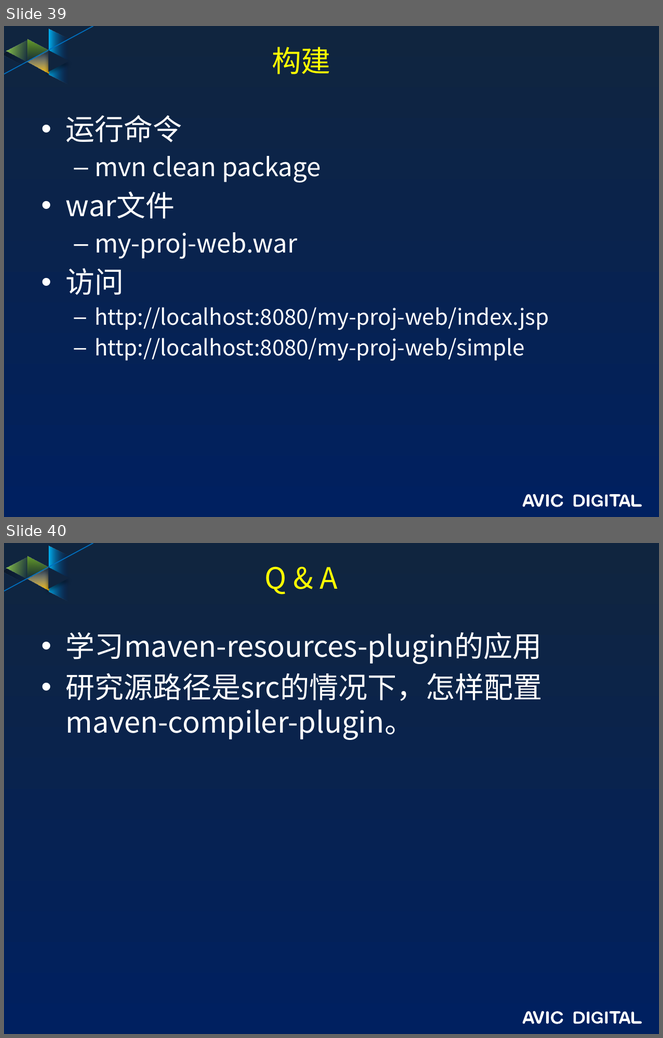
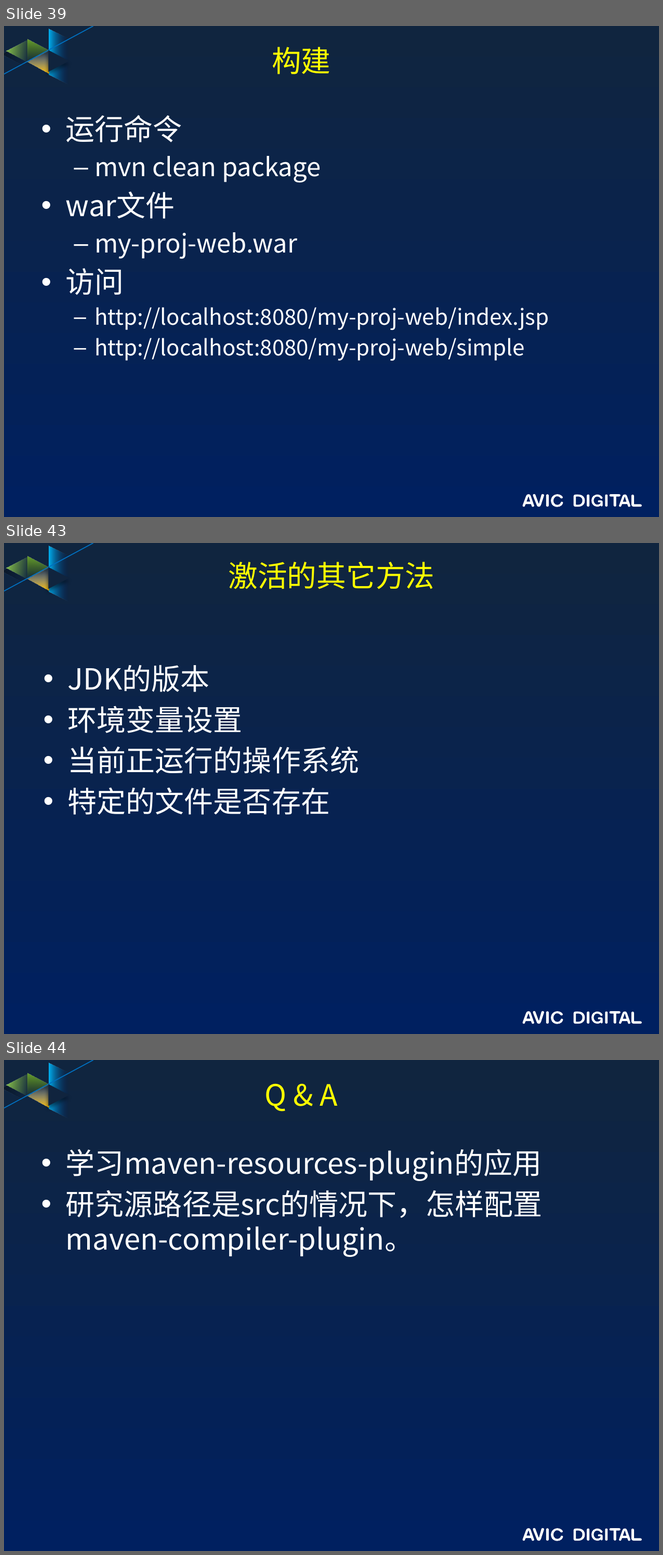
Before and after one commit to guofengzh/java-way, a slide deck: maven/docs/Maven培训文档.pptx. Shown one above the other, each under a label of ours: slides 39 and 40 before the commit, slides 39, 43 and 44 after it; the slides between them are not shown. The pictures are 663x1038 and 663x1555 pixels, drawn with LibreOffice and Linux fonts; fonts in the diff are those of the drawing; background and template pictures are left out. Boxes give left, top, right and bottom in pixels: in the first picture for what was removed or moved away, otherwise in the second. Text is boxed around its words. In the diff, an @@ line names an element or a change of style, - is before the commit and + after.

```diff
--- a/maven/docs/Maven培训文档.pptx
+++ b/maven/docs/Maven培训文档.pptx
@@ slide 43 added at box(4, 543, 659, 1034), background gradient #10253F to #002060; not listed: 17 template elements that a slide beside it also shows @@
@@ title added at box(229, 562, 435, 589), 32.4 pt, text #FFFF00 @@
+激活的其它方法
@@ text added at box(68, 665, 359, 815), 32 pt, text #FFFFFF @@
+• JDK的版本
+• 环境变量设置
+• 当前正运行的操作系统
+• 特定的文件是否存在
@@ what was slide 40 is now slide 44 @@
```
Also in this commit, not shown: 1 slide changed, 3 other slides added.
